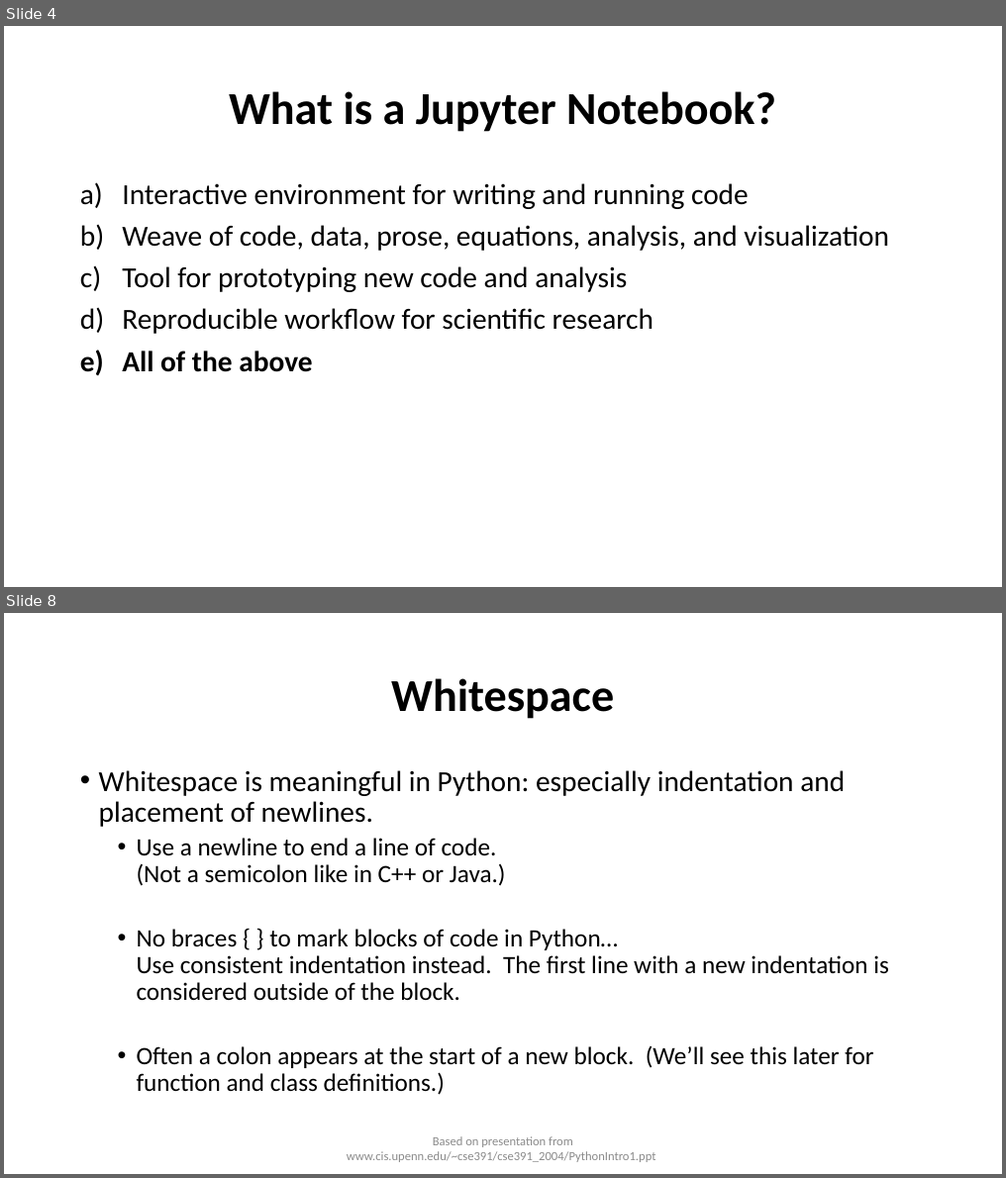
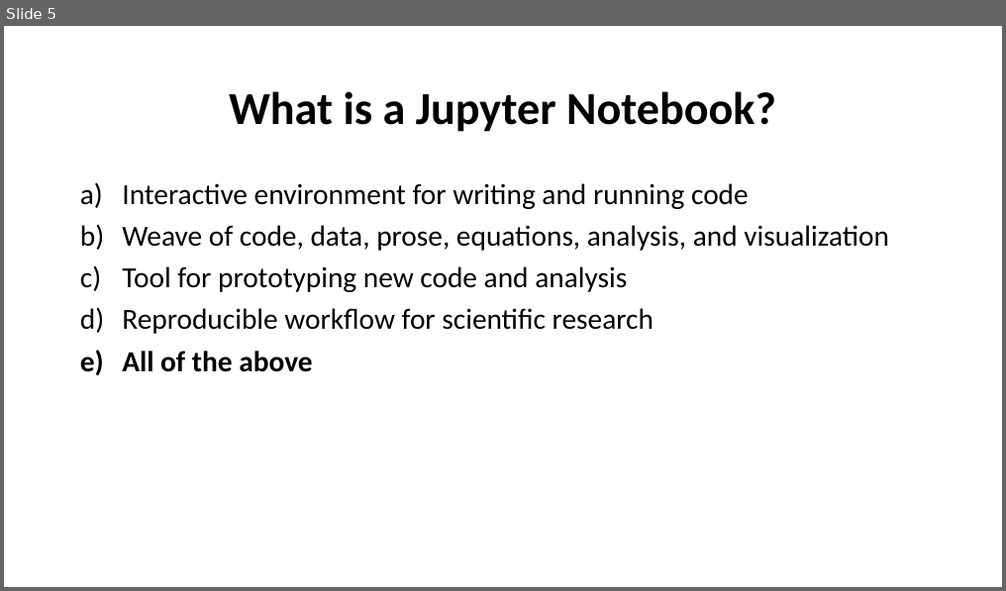
Before and after one commit to rohit-mehra/python_intro, a slide deck: Python.pptx. Shown one above the other, each under a label of ours: slides 4 and 8 before the commit, slide 5 after it; the slides between them are not shown. The pictures are 1006x1178 and 1006x591 pixels, drawn with LibreOffice and Linux fonts; fonts in the diff are those of the drawing. Boxes give left, top, right and bottom in pixels: in the first picture for what was removed or moved away, otherwise in the second. Text is boxed around its words. In the diff, an @@ line names an element or a change of style, - is before the commit and + after.

```diff
--- a/Python.pptx
+++ b/Python.pptx
@@ slide 8 removed at (4, 613, 1002, 1174), background #FFFFFF @@
@@ title removed at (391, 678, 614, 719) @@
-Whitespace
@@ text removed at (99, 770, 889, 1095) @@
-• Whitespace is meaningful in Python: especially indentation and placement of newlines.
-  • Use a newline to end a line of code.
-    (Not a semicolon like in C++ or Java.)
-  • No braces { } to mark blocks of code in Python…
-    Use consistent indentation instead. The first line with a new indentation is considered outside of the block.
-  • Often a colon appears at the start of a new block. (We’ll see this later for function and class definitions.)
@@ text removed at (347, 1137, 656, 1162) @@
-Based on presentation from www.cis.upenn.edu/~cse391/cse391_2004/PythonIntro1.ppt
@@ what was slide 4 is now slide 5 @@
```
Also in this commit, not shown: 4 slides changed, 1 slide added, 4 other slides removed, 10 other files.
